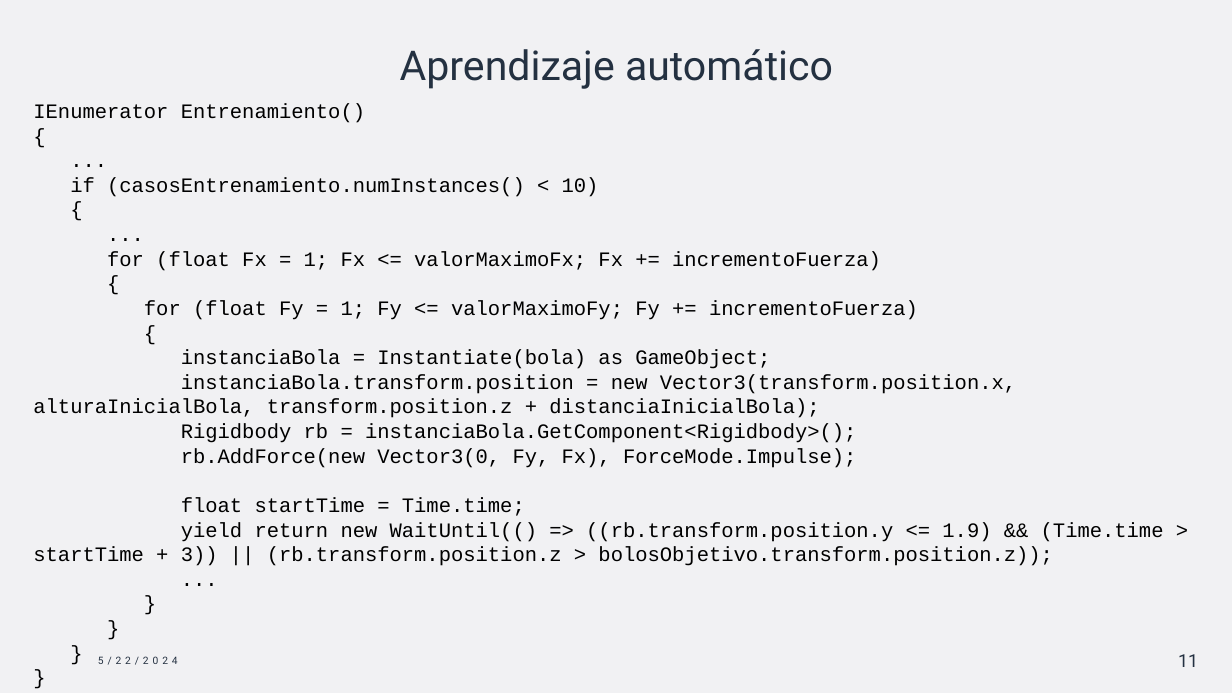
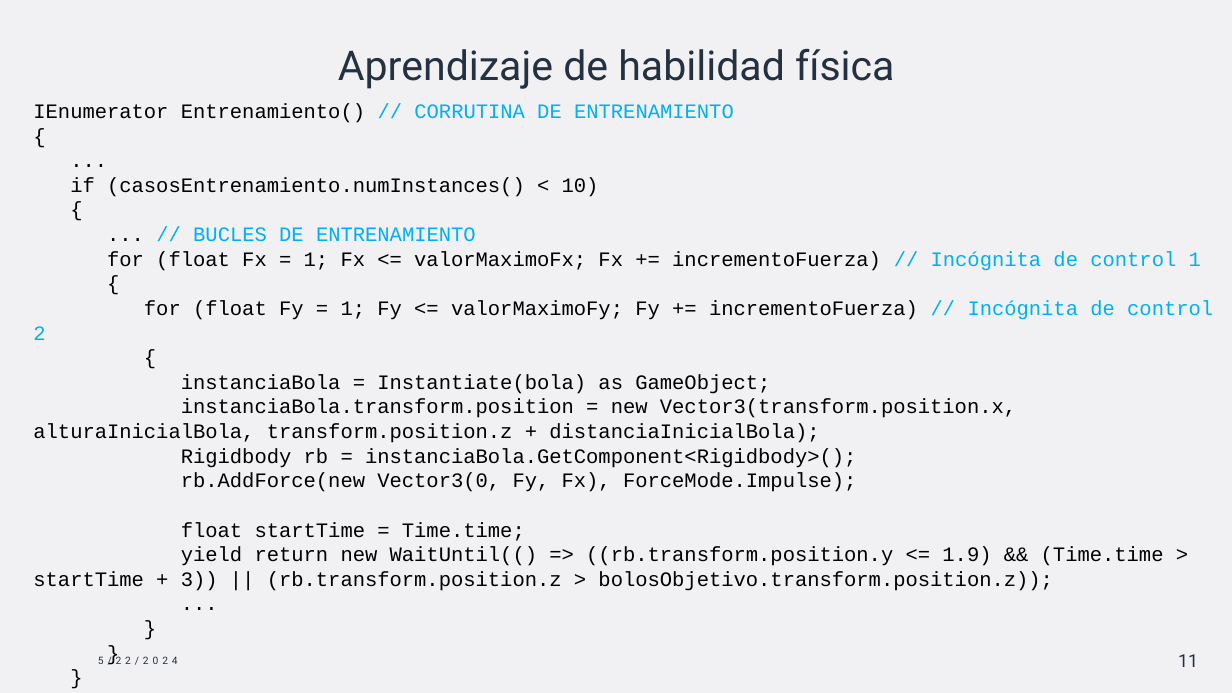
Before and after one commit to ignamarga1/Bowling24, a slide deck: slide 11 of La bolera.pptx. Drawn at 1232x693 pixels with LibreOffice and Linux fonts; fonts in the diff are those of the drawing. Boxes give left, top, right and bottom in pixels: in the first picture for what was removed or moved away, otherwise in the second. Text is boxed around its words. In the diff, an @@ line names an element or a change of style, - is before the commit and + after.

```diff
--- a/La bolera.pptx
+++ b/La bolera.pptx
@@ title at (338, 49, 894, 89): text changed @@
-Aprendizaje automático
+Aprendizaje de habilidad física
@@ text at (33, 103, 734, 123): text changed @@
-IEnumerator Entrenamiento()
+IEnumerator Entrenamiento() // CORRUTINA DE ENTRENAMIENTO
@@ text at (107, 227, 1201, 271): text changed @@
-...
-for (float Fx = 1; Fx <= valorMaximoFx; Fx += incrementoFuerza)
+... // BUCLES DE ENTRENAMIENTO
+for (float Fx = 1; Fx <= valorMaximoFx; Fx += incrementoFuerza) // Incógnita de control 1
@@ text at (33, 300, 1213, 340): text changed @@
-for (float Fy = 1; Fy <= valorMaximoFy; Fy += incrementoFuerza)
+for (float Fy = 1; Fy <= valorMaximoFy; Fy += incrementoFuerza) // Incógnita de control 2
```
Also in this commit, not shown: 9 other slides changed.
